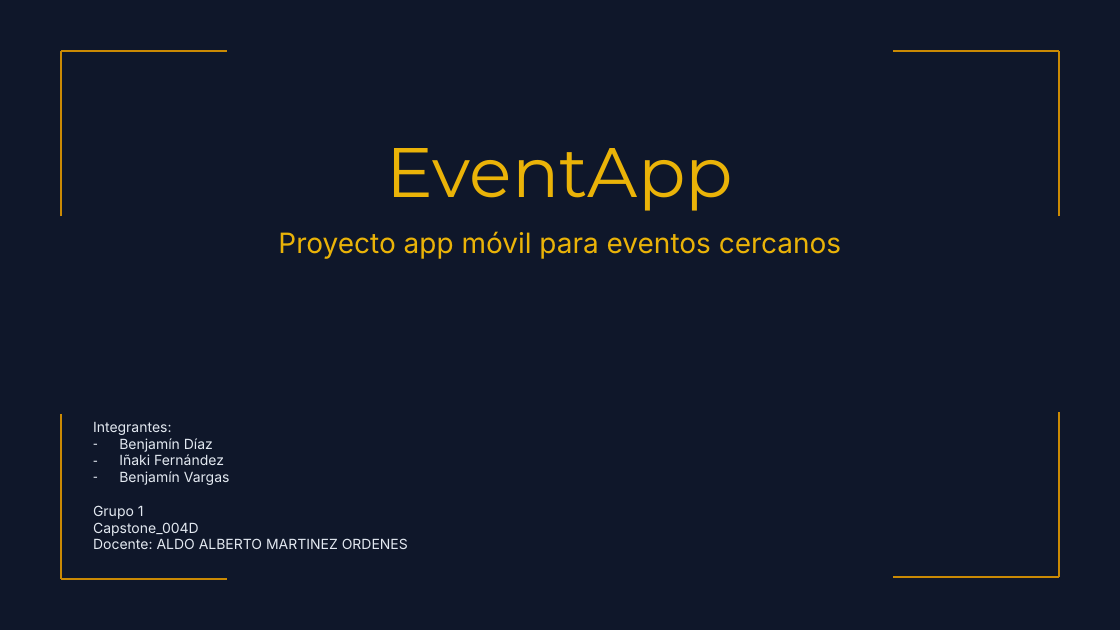
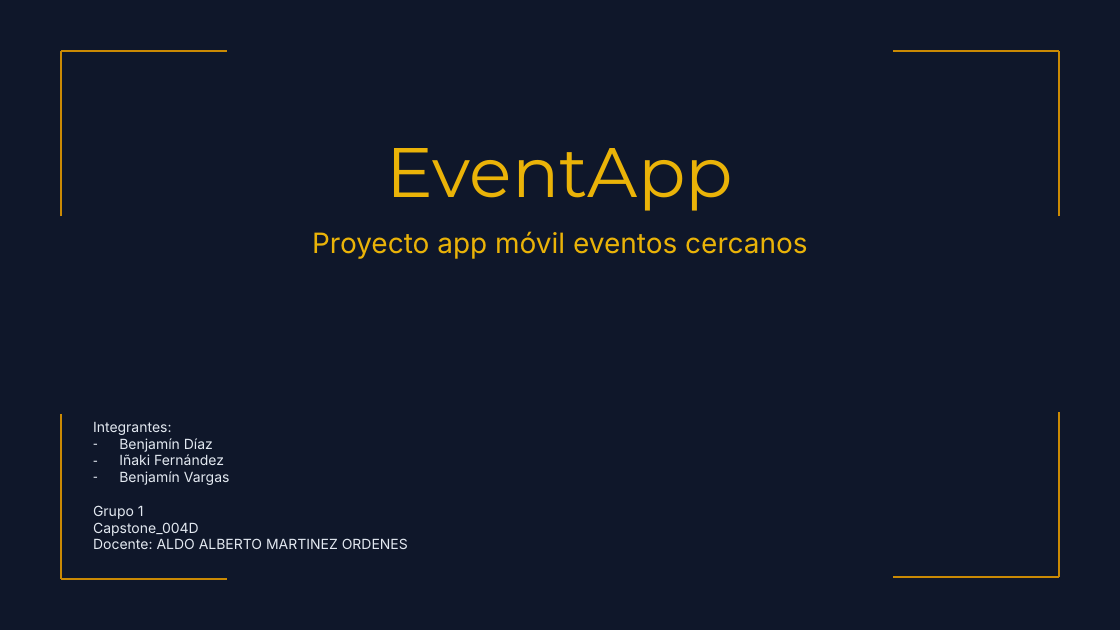
Before and after one commit to Volcos/AntonioVaras, a slide deck: slide 1 of Aldo Alberto Martinez Ordenes/PTY4614_Capstone_004D/Equipo/Fase 1/Evidencias Grupales/Presentación EventApp.pptx. Drawn at 1120x630 pixels with LibreOffice and Linux fonts; fonts in the diff are those of the drawing. Boxes give left, top, right and bottom in pixels: in the first picture for what was removed or moved away, otherwise in the second. Text is boxed around its words. In the diff, an @@ line names an element or a change of style, - is before the commit and + after.

```diff
--- a/Aldo Alberto Martinez Ordenes/PTY4614_Capstone_004D/Equipo/Fase 1/Evidencias Grupales/Presentación EventApp.pptx
+++ b/Aldo Alberto Martinez Ordenes/PTY4614_Capstone_004D/Equipo/Fase 1/Evidencias Grupales/Presentación EventApp.pptx
@@ subtitle at [312,231,807,259]: text changed @@
-Proyecto app móvil para eventos cercanos
+Proyecto app móvil eventos cercanos
```
Also in this commit, not shown: 8 other slides changed.
